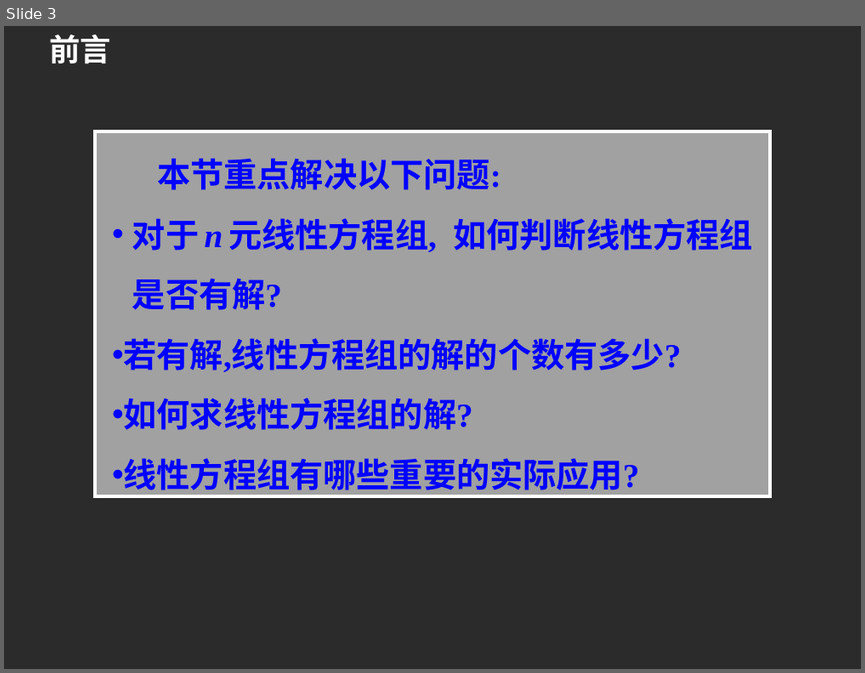
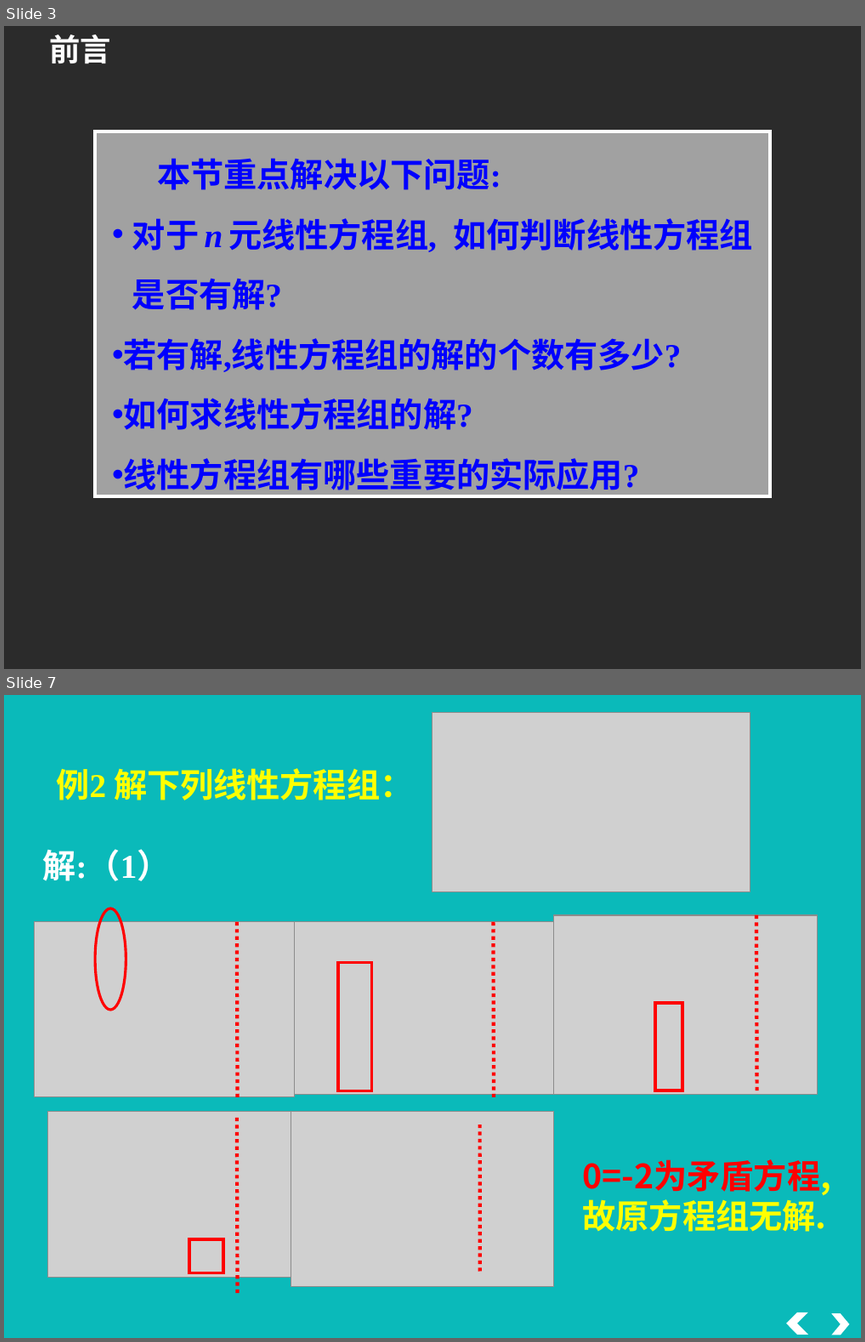
Before and after one commit to zeemeil/zeemeil.github.io, a slide deck: files/2025_2_LM/1104_0301.pptx. Shown one above the other, each under a label of ours: slide 3 before the commit, slides 3 and 7 after it; the slides between them are not shown. The pictures are 865x673 and 865x1342 pixels, drawn with LibreOffice and Linux fonts; fonts in the diff are those of the drawing; grey boxes stand for pictures; background and template pictures are left out; a plain dark background stands for a picture behind light text. Boxes give left, top, right and bottom in pixels: in the first picture for what was removed or moved away, otherwise in the second. Text is boxed around its words. In the diff, an @@ line names an element or a change of style, - is before the commit and + after.

```diff
--- a/files/2025_2_LM/1104_0301.pptx
+++ b/files/2025_2_LM/1104_0301.pptx
@@ slide 7 added at <box>4,695,861,1338</box>, background #0ABABA @@
@@ picture added at <box>432,713,749,892</box> @@
@@ text added at <box>57,768,413,800</box>, 28 pt, text #FFFF00, bold @@
+例2 解下列线性方程组：
@@ text added at <box>43,849,171,881</box>, 28 pt, text #FFFFFF, bold @@
+解:（1）
@@ picture added at <box>34,922,294,1097</box> @@
@@ ellipse added at <box>95,908,126,1009</box>, outline #FF0000 2.25 pt @@
@@ line added from (237, 922) to (237, 1099), #FF0000 3 pt dashed @@
@@ picture added at <box>284,922,554,1095</box> @@
@@ line added from (494, 922) to (494, 1099), #FF0000 3 pt dashed @@
@@ picture added at <box>554,915,817,1095</box> @@
@@ line added from (756, 915) to (757, 1092), #FF0000 3 pt dashed @@
@@ rectangle added at <box>338,962,371,1091</box>, outline #FF0000 2.5 pt @@
@@ rectangle added at <box>655,1003,682,1090</box>, outline #FF0000 2.5 pt @@
@@ picture added at <box>47,1111,296,1276</box> @@
@@ line added from (237, 1117) to (237, 1294), #FF0000 3 pt dashed @@
@@ picture added at <box>291,1111,554,1287</box> @@
@@ line added from (479, 1124) to (479, 1272), #FF0000 3 pt dashed @@
@@ text added at <box>583,1159,831,1231</box>, 28 pt, text #FF0000, bold @@
+0=-2为矛盾方程,故原方程组无解.
@@ rectangle added at <box>189,1239,222,1272</box>, outline #FF0000 2.5 pt @@
@@ chevron added at <box>786,1312,809,1334</box>, fill #FFFFFF @@
@@ chevron added at <box>832,1313,850,1334</box>, fill #FFFFFF @@
```
Also in this commit, not shown: 4 other slides added, 1 other file.
